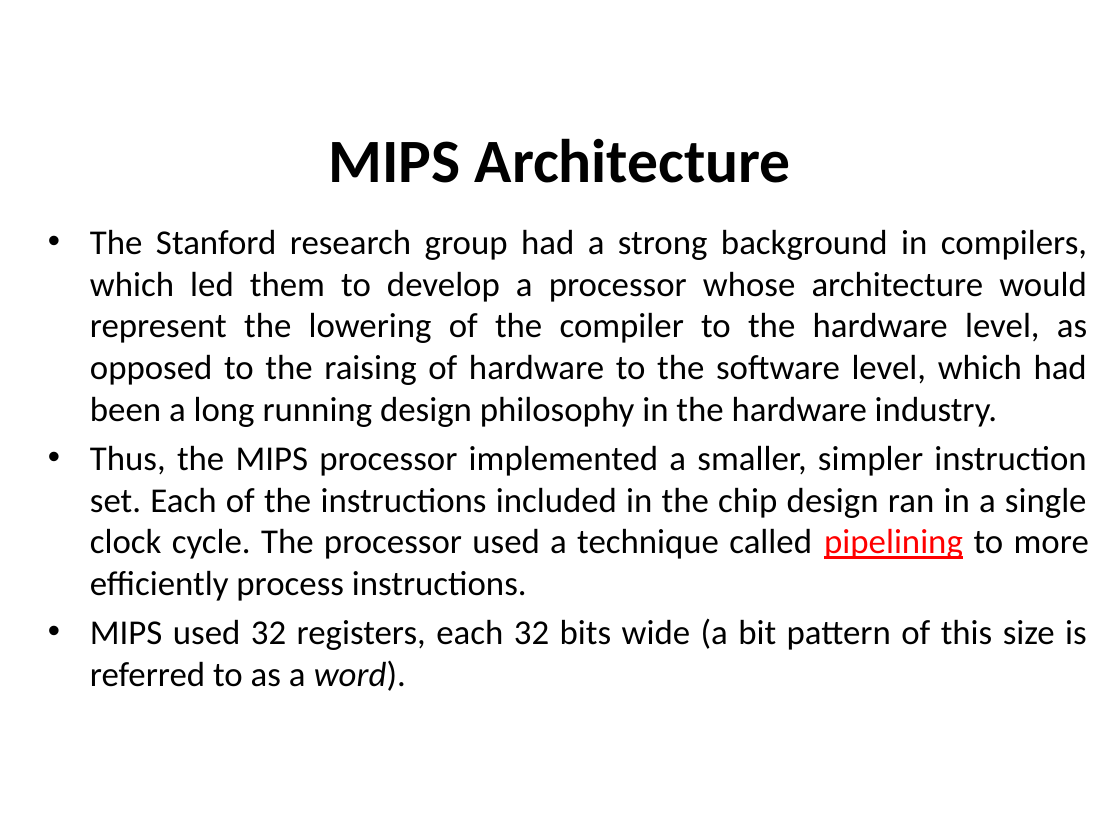
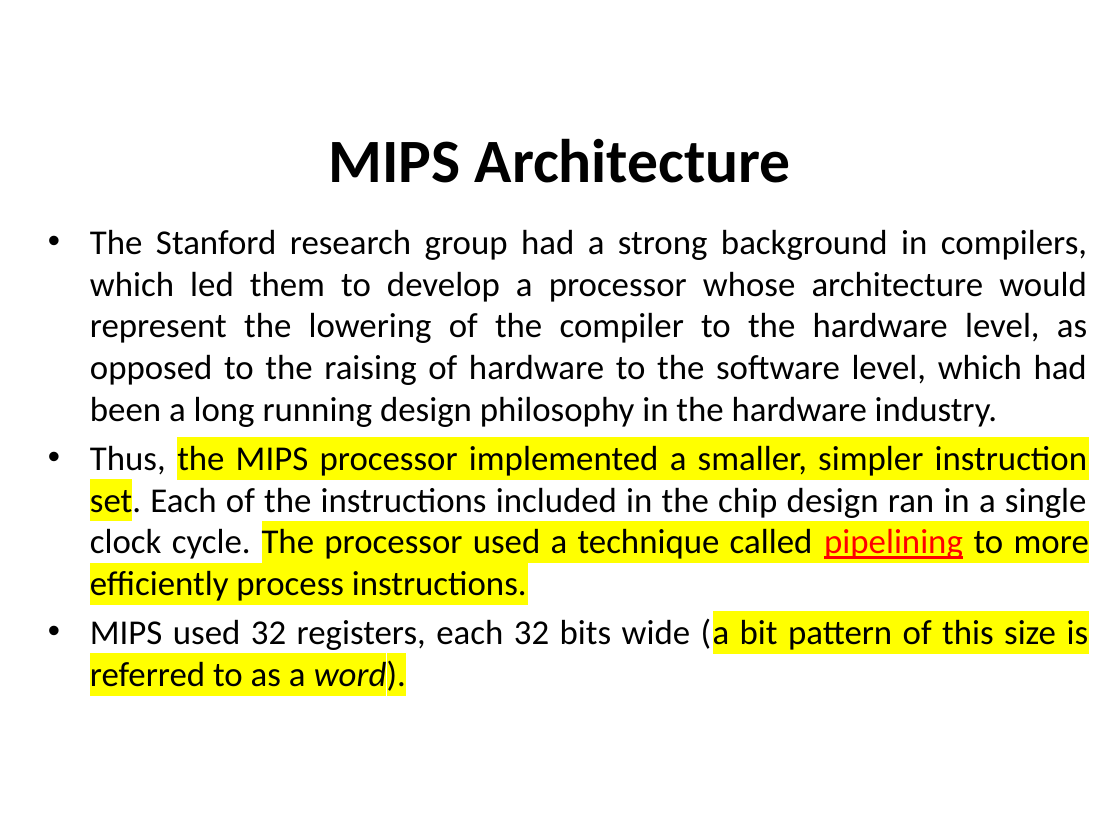
Before and after one commit to hossaintaufiq/CSE332-Computer-Organization-and-Architecture-SFM, a slide deck: slide 12 of FInal/CSE332_Lec_MIPS_Architecture_InstructionSet-Spring2025 (1).pptx. Drawn at 1120x840 pixels with LibreOffice and Linux fonts; fonts in the diff are those of the drawing. Boxes give left, top, right and bottom in pixels: in the first picture for what was removed or moved away, otherwise in the second. Text is boxed around its words. In the diff, an @@ line names an element or a change of style, - is before the commit and + after.

```diff
--- a/FInal/CSE332_Lec_MIPS_Architecture_InstructionSet-Spring2025 (1).pptx
+++ b/FInal/CSE332_Lec_MIPS_Architecture_InstructionSet-Spring2025 (1).pptx
@@ text at (x1=90, y1=445, x2=1089, y2=694): highlight none to #FFFF00 in "the MIPS processor implemented a smaller, simpler ...", "(a bit pattern of this size is ..." @@
```
Also in this commit, not shown: 31 other slides changed, 7 other files.
